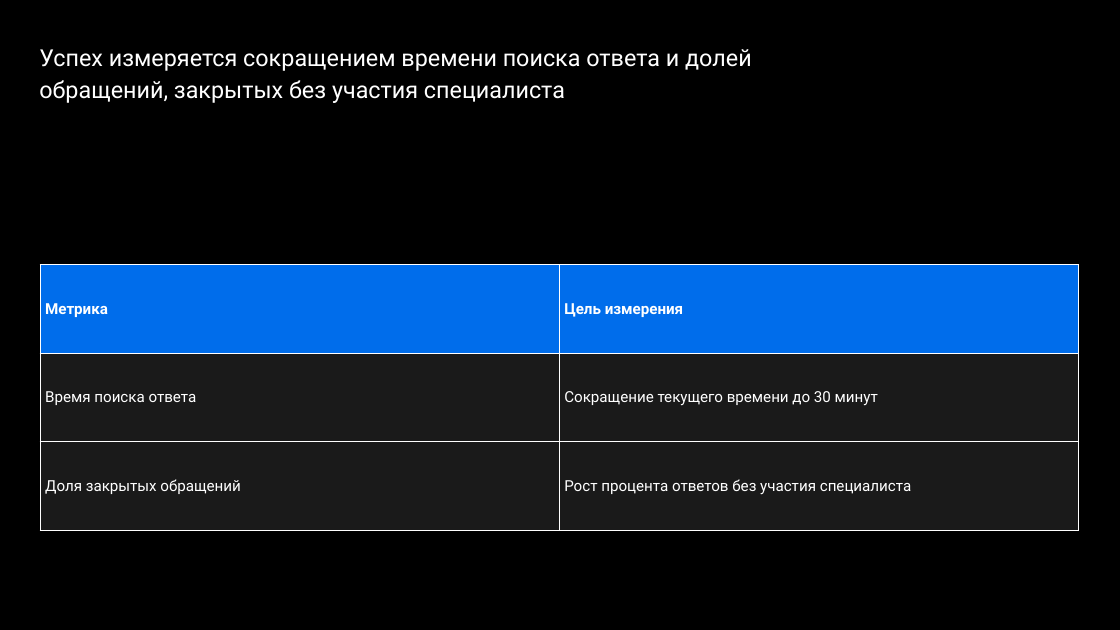
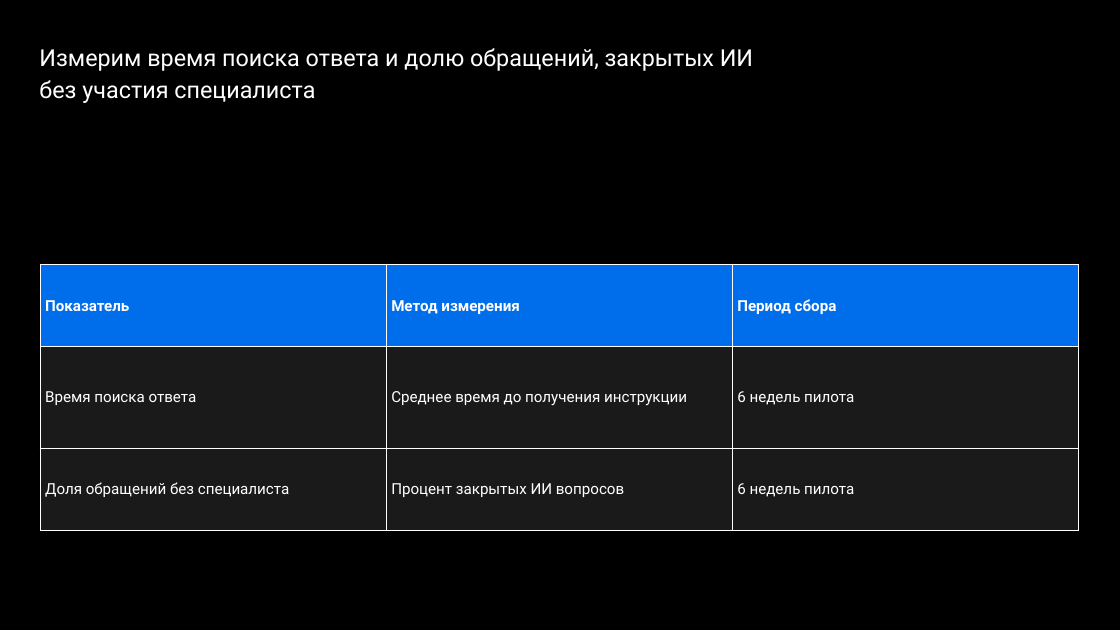
Before and after one commit to temurysega/lct_vk, a slide deck: slide 9 of deliverables/vk-workspace-focus.pptx. Drawn at 1120x630 pixels with LibreOffice and Linux fonts; fonts in the diff are those of the drawing; background and template pictures are left out. Boxes give left, top, right and bottom in pixels: in the first picture for what was removed or moved away, otherwise in the second. Text is boxed around its words. In the diff, an @@ line names an element or a change of style, - is before the commit and + after.

```diff
--- a/deliverables/vk-workspace-focus.pptx
+++ b/deliverables/vk-workspace-focus.pptx
@@ title at (x1=39, y1=48, x2=753, y2=103): text changed @@
-Успех измеряется сокращением времени поиска ответа и долей обращений, закрытых без участия специалиста
+Измерим время поиска ответа и долю обращений, закрытых ИИ без участия специалиста
@@ table at (x1=40, y1=265, x2=1079, y2=530) @@
-column 1: Метрика | Время поиска ответа | Доля закрытых обращений
-column 2: Цель измерения | Сокращение текущего времени до 30 минут | Рост процента ответов без участия специалиста
+column 1: Показатель | Время поиска ответа | Доля обращений без специалиста
+column 2: Метод измерения | Среднее время до получения инструкции | Процент закрытых ИИ вопросов
+column 3: Период сбора | 6 недель пилота | 6 недель пилота
```
Also in this commit, not shown: 7 other slides changed, 4 slides added, 4 slides removed, 39 other files.
